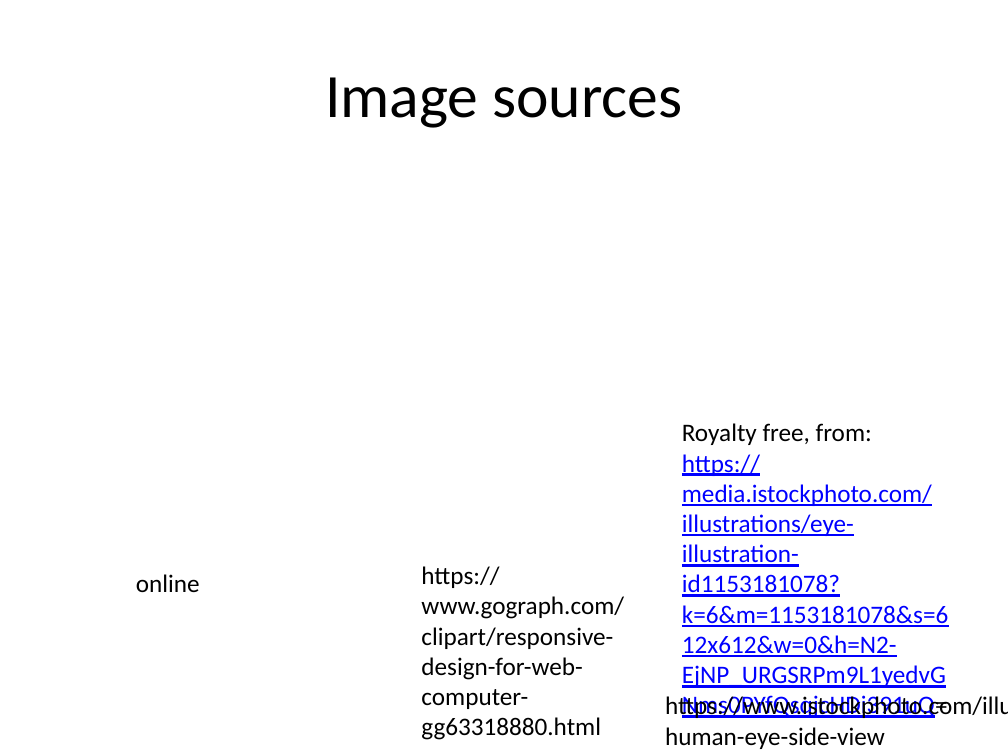
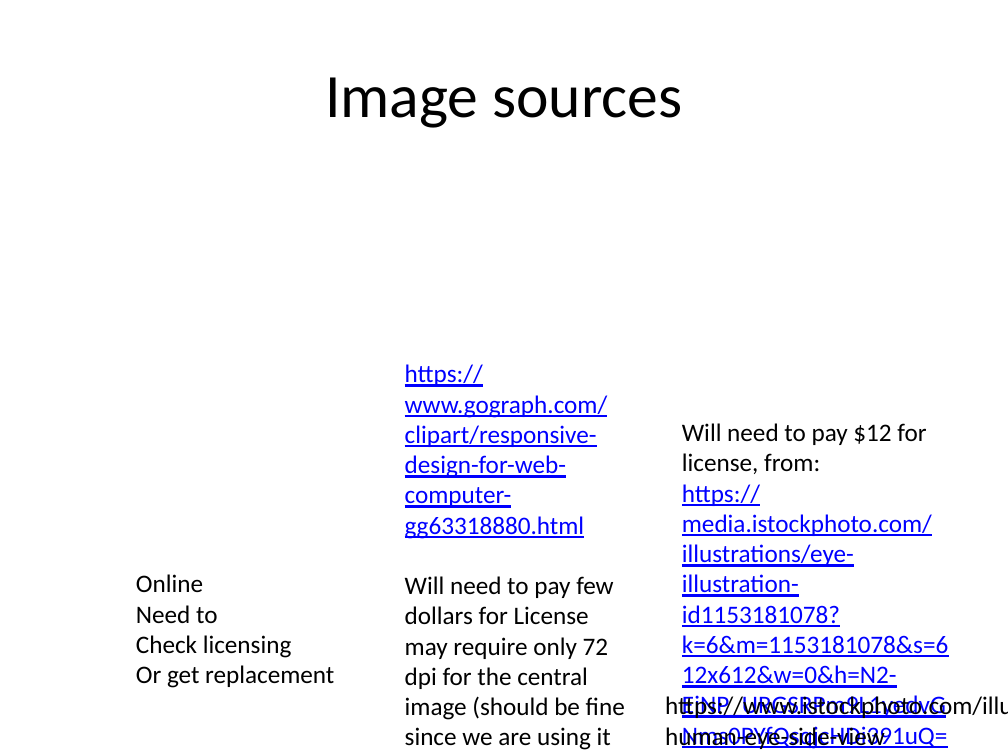
Before and after one commit to AdityaSavara/JSONGrapher, a slide deck: slide 2 of ConceptImage.pptx. Drawn at 1008x756 pixels with LibreOffice and Linux fonts; fonts in the diff are those of the drawing. Boxes give left, top, right and bottom in pixels: in the first picture for what was removed or moved away, otherwise in the second. Text is boxed around its words. In the diff, an @@ line names an element or a change of style, - is before the commit and + after.

```diff
--- a/ConceptImage.pptx
+++ b/ConceptImage.pptx
@@ text "https://www.gograph.com/clipart/responsive-design-for-web-co ...": place and size @@
-text "https://www.gograph.com/clipart/responsive-design-for-web-co ..." at box(421, 566, 624, 740)
+text "https://www.gograph.com/clipart/responsive-design-for-web-co ..." at box(405, 364, 625, 750)
@@ text at box(405, 364, 608, 539): text colour #000000 to #0000FF, underline on in "https://www.gograph.com/clipart/responsive-design-for-web-co ..." @@
@@ text at box(682, 423, 948, 720): text changed @@
-Royalty free, from:
-https://media.istockphoto.com/illustrations/eye-illustration-id1153181078?k=6&m=1153181078&s=612x612&w=0&h=N2-EjNP_URGSRPm9L1yedvGNms0PYfQsqjcHDi391uQ=
+Will need to pay $12 for license, from:
+https://media.istockphoto.com/illustrations/eye-illustration-id1153181078?k=6&m=1153181078&s=612x612&w=0&h=N2-EjNP_URGSRPm9L1yedvGNms0PYfQsqjcHDi391uQ==
@@ text at box(136, 574, 334, 688): text changed @@
-online
+Online
+Need to
+Check licensing
+Or get replacement
@@ text at box(405, 576, 625, 750): paragraph added @@
+Will need to pay few dollars for License may require only 72 dpi for the central image (should be fine since we are using it as a smalli mage)?
```
